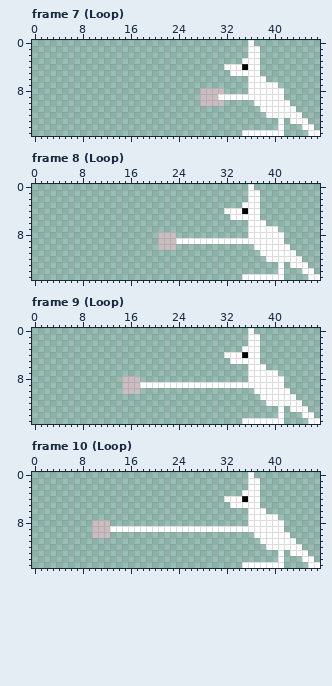
Pixel-art file -- personalFiles/kangaroo.aseprite. Above, as it was before the edit.
48x16 pixels, 14 frames. Colours within 5 levels of each other are drawn and written as one. Shown: frame 7 (Loop), frame 8 (Loop), frame 9 (Loop), frame 10 (Loop). The commit also changed other frames, which this record leaves out.
New version:
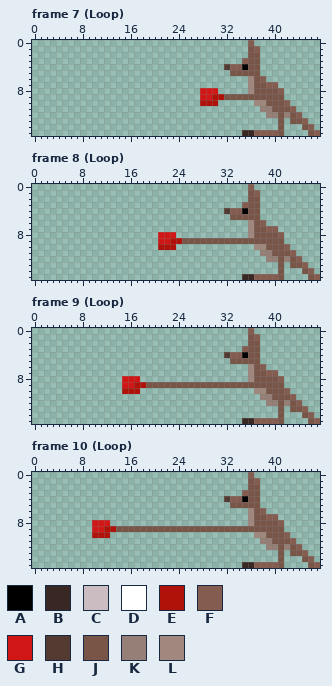
Palette (. is transparent): A #000000  B #382722  C #cabcc0  D #ffffff  E #b0120a  F #855d50  G #d01716  H #543b32  J #795548  K #967f77  L #a1887f
What changed:
--- frame 7 (Loop)
@@ x 26..47 @@
- 0 ..........D...........
- 1 ..........DD..........
- 2 ..........DD..........
- 3 .........DDD..........
- 4 ......DDDADD..........
- 5 .......DDDDD..........
- 6 ..........DDD.........
- 7 ..........DDDDD.......
- 8 ..CCCC....DDDDDD......
- 9 ..CCCDDDDDDDDDDD......
-10 ..CCCC.....DDDDDD.....
-11 ............DDDDDD....
-12 .............DDDDDD...
-13 ...............D.DDD..
-14 ...............D...DD.
-15 .........DDDDDDD....DD
+ 0 ..........F...........
+ 1 ..........JF..........
+ 2 ..........JJ..........
+ 3 .........FJJ..........
+ 4 ......HFFAJJ..........
+ 5 .......JJJJJ..........
+ 6 ..........LJF.........
+ 7 ..........LJJFF.......
+ 8 ..GGG.....LJJJJF......
+ 9 ..GGEEJJJJJJJJJJ......
+10 ..EEE......LLJJJF.....
+11 ............KKJJJF....
+12 .............KKJKJF...
+13 ...............J.JJF..
+14 ...............J...JF.
+15 .........BBFFFFJ....JF
--- frame 8 (Loop)
@@ x 19..47 @@
- 0 .................D...........
- 1 .................DD..........
- 2 .................DD..........
- 3 ................DDD..........
- 4 .............DDDADD..........
- 5 ..............DDDDD..........
- 6 .................DDD.........
- 7 .................DDDDD.......
- 8 ..CCC............DDDDDD......
- 9 ..CCCDDDDDDDDDDDDDDDDDD......
-10 ..CCC.............DDDDDD.....
-11 ...................DDDDDD....
-12 ....................DDDDDD...
-13 ......................D.DDD..
-14 ......................D...DD.
-15 ................DDDDDDD....DD
+ 0 .................F...........
+ 1 .................JF..........
+ 2 .................JJ..........
+ 3 ................FJJ..........
+ 4 .............HFFAJJ..........
+ 5 ..............JJJJJ..........
+ 6 .................LJF.........
+ 7 .................LJJFF.......
+ 8 ..GGG............LJJJJF......
+ 9 ..GGEEJJJJJJJJJJJJJJJJJ......
+10 ..EEE.............LLJJJF.....
+11 ...................KKJJJF....
+12 ....................KKJKJF...
+13 ......................J.JJF..
+14 ......................J...JF.
+15 ................BBFFFFJ....JF
--- frame 9 (Loop)
@@ x 0..47 @@
- 0 ....................................D...........
- 1 ....................................DD..........
- 2 ....................................DD..........
- 3 ...................................DDD..........
- 4 ................................DDDADD..........
- 5 .................................DDDDD..........
- 6 ....................................DDD.........
- 7 ....................................DDDDD.......
- 8 ...............CCC..................DDDDDD......
- 9 ...............CCCDDDDDDDDDDDDDDDDDDDDDDDD......
-10 ...............CCC...................DDDDDD.....
-11 ......................................DDDDDD....
-12 .......................................DDDDDD...
-13 .........................................D.DDD..
-14 .........................................D...DD.
-15 ...................................DDDDDDD....DD
+ 0 ....................................F...........
+ 1 ....................................JF..........
+ 2 ....................................JJ..........
+ 3 ...................................FJJ..........
+ 4 ................................HFFAJJ..........
+ 5 .................................JJJJJ..........
+ 6 ....................................LJF.........
+ 7 ....................................LJJFF.......
+ 8 ...............GGG..................LJJJJF......
+ 9 ...............GGEEJJJJJJJJJJJJJJJJJJJJJJJ......
+10 ...............EEE...................LLJJJF.....
+11 ......................................KKJJJF....
+12 .......................................KKJKJF...
+13 .........................................J.JJF..
+14 .........................................J...JF.
+15 ...................................BBFFFFJ....JF
--- frame 10 (Loop)
@@ x 0..47 @@
- 0 ....................................D...........
- 1 ....................................DD..........
- 2 ....................................DD..........
- 3 ...................................DDD..........
- 4 ................................DDDADD..........
- 5 .................................DDDDD..........
- 6 ....................................DDD.........
- 7 ....................................DDDDD.......
- 8 ..........CCC.......................DDDDDD......
- 9 ..........CCCDDDDDDDDDDDDDDDDDDDDDDDDDDDDD......
-10 ..........CCC........................DDDDDD.....
-11 ......................................DDDDDD....
-12 .......................................DDDDDD...
-13 .........................................D.DDD..
-14 .........................................D...DD.
-15 ...................................DDDDDDD....DD
+ 0 ....................................F...........
+ 1 ....................................JF..........
+ 2 ....................................JJ..........
+ 3 ...................................FJJ..........
+ 4 ................................HFFAJJ..........
+ 5 .................................JJJJJ..........
+ 6 ....................................LJF.........
+ 7 ....................................LJJFF.......
+ 8 ..........GGG.......................LJJJJF......
+ 9 ..........GGEEJJJJJJJJJJJJJJJJJJJJJJJJJJJJ......
+10 ..........EEE........................LLJJJF.....
+11 ......................................KKJJJF....
+12 .......................................KKJKJF...
+13 .........................................J.JJF..
+14 .........................................J...JF.
+15 ...................................BBFFFFJ....JF
Boxes around the changes in both pictures, in picture pixels (x1, y1, x2, y2):
changed: (200, 40, 320, 136)
changed: (158, 184, 320, 280)
changed: (122, 328, 320, 424)
changed: (92, 472, 320, 568)
